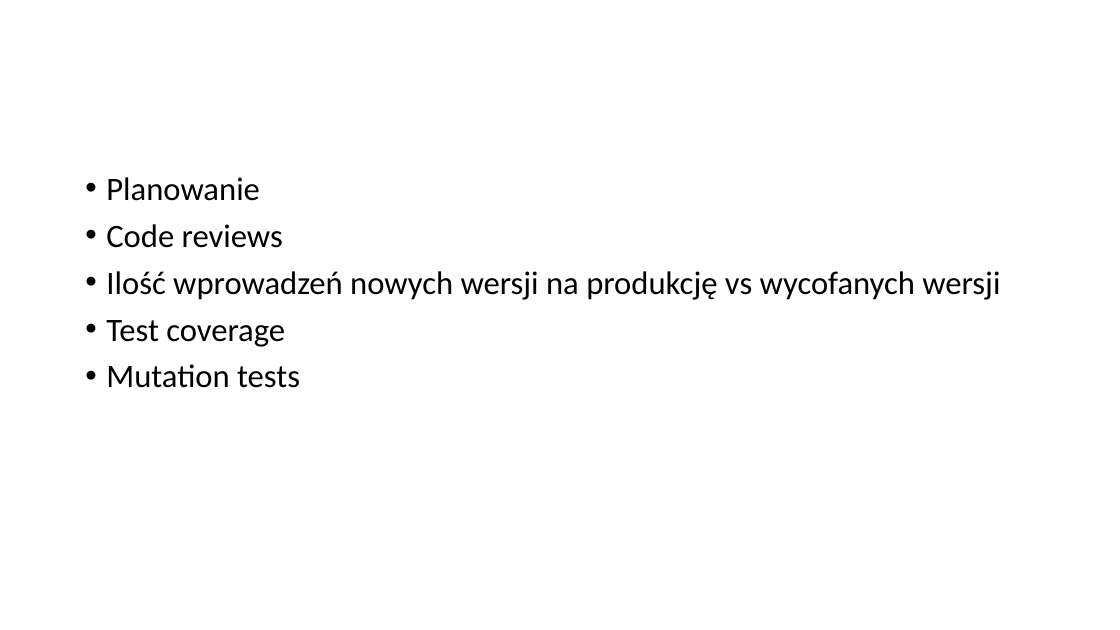
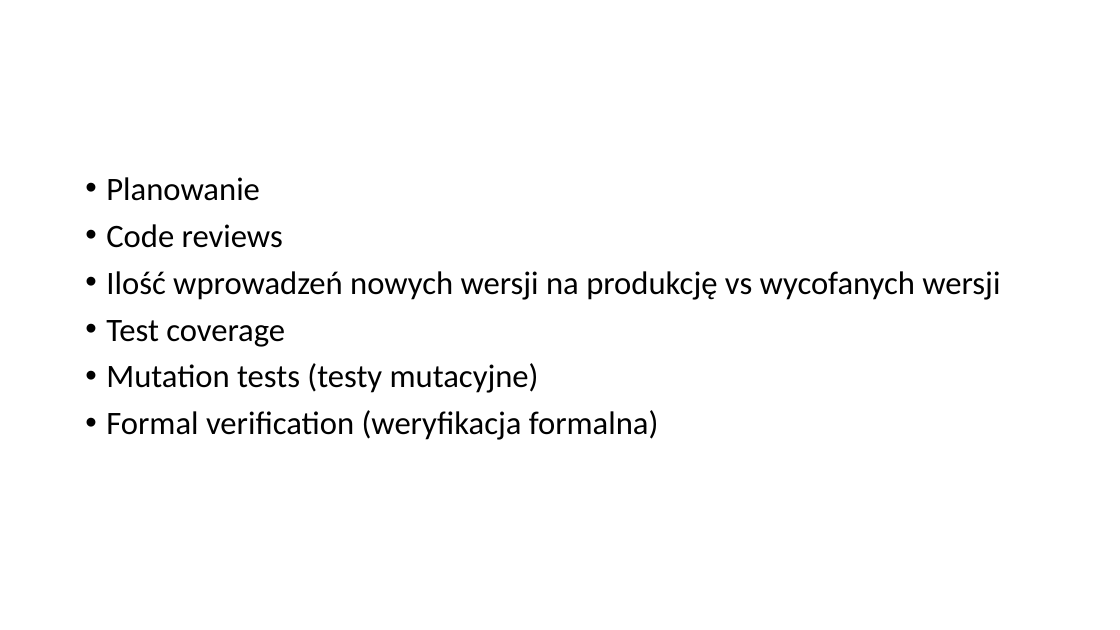
Before and after one commit to plitwinski/automated-tests-presentation, a slide deck: slide 18 of presentation/polish/Automatycznie testowalne aplikacje w srodowisku rozproszonym.pptx (slide 17 before the commit). Drawn at 1120x630 pixels with LibreOffice and Linux fonts; fonts in the diff are those of the drawing. Boxes give left, top, right and bottom in pixels: in the first picture for what was removed or moved away, otherwise in the second. Text is boxed around its words. In the diff, an @@ line names an element or a change of style, - is before the commit and + after.

```diff
--- a/presentation/polish/Automatycznie testowalne aplikacje w srodowisku rozproszonym.pptx
+++ b/presentation/polish/Automatycznie testowalne aplikacje w srodowisku rozproszonym.pptx
@@ text at (106,363,659,440): text changed @@
-• Mutation tests
+• Mutation tests (testy mutacyjne)
+• Formal verification (weryfikacja formalna)
```
Also in this commit, not shown: 11 other slides changed, 1 slide added.
